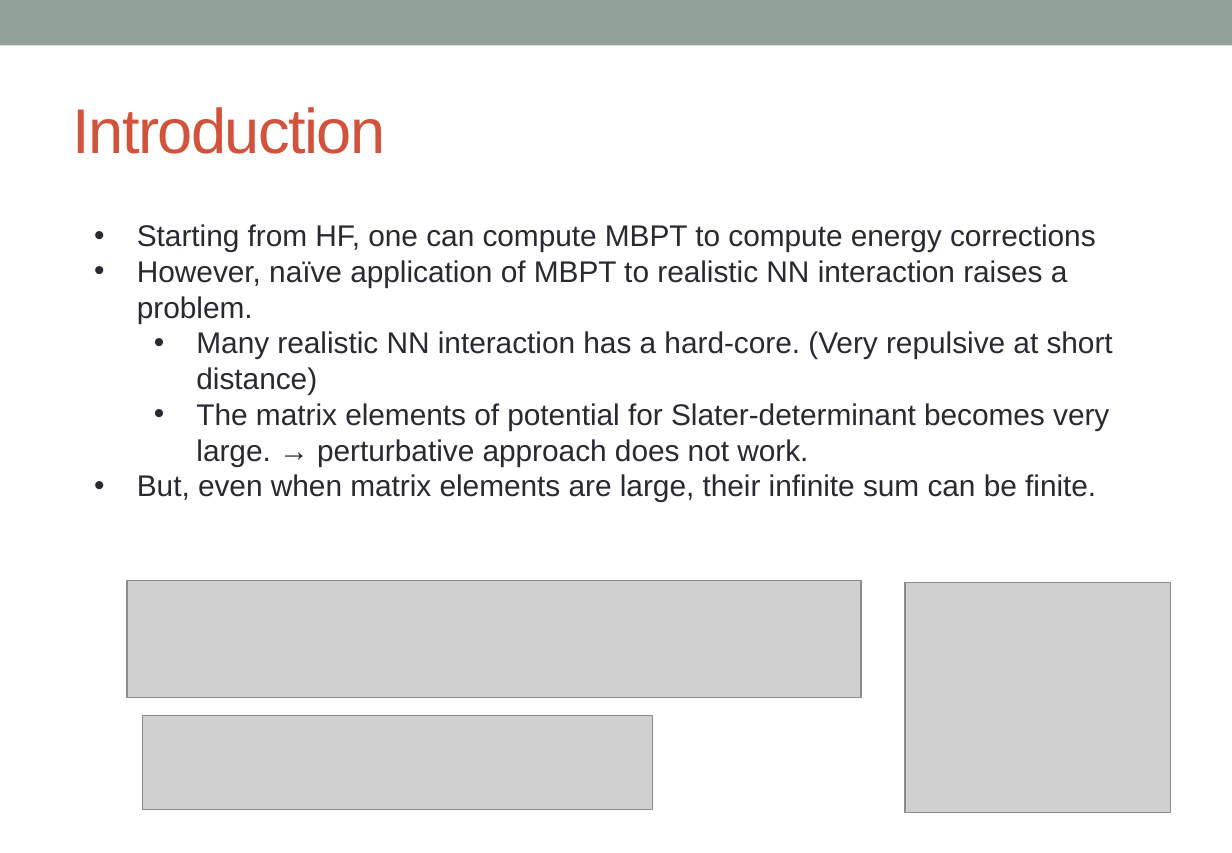
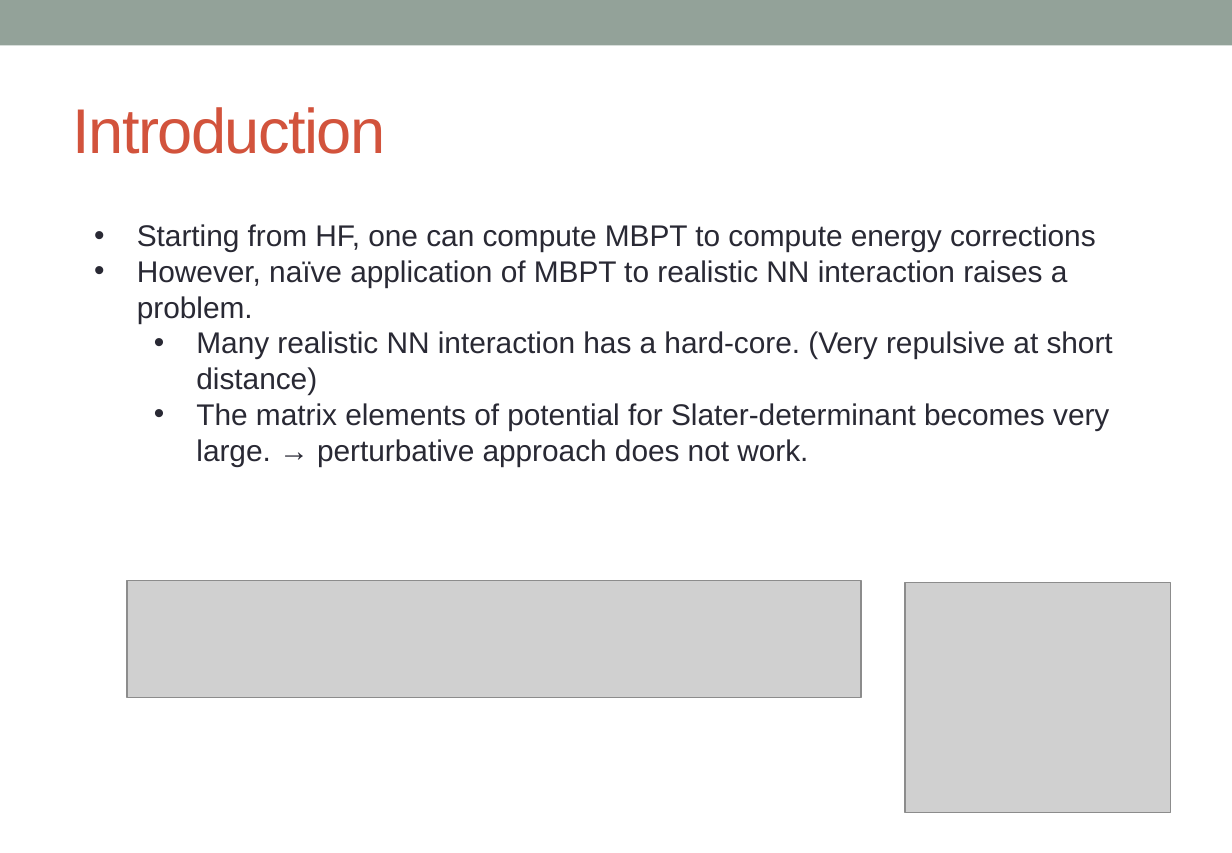
Before and after one commit to alphacentaury-github/NPSS2020, a slide deck: slide 5 of 20221201_숭실대_BHF_송영호.pptx. Drawn at 1232x853 pixels with LibreOffice and Linux fonts; fonts in the diff are those of the drawing; grey boxes stand for pictures. Boxes give left, top, right and bottom in pixels: in the first picture for what was removed or moved away, otherwise in the second. Text is boxed around its words. In the diff, an @@ line names an element or a change of style, - is before the commit and + after.

```diff
--- a/20221201_숭실대_BHF_송영호.pptx
+++ b/20221201_숭실대_BHF_송영호.pptx
@@ text at (137,474,1096,502): paragraph removed @@
-• But, even when matrix elements are large, their infinite sum can be finite.
@@ picture removed at (142,716,653,809) @@
```
Also in this commit, not shown: 13 other slides changed, 1 slide added.
